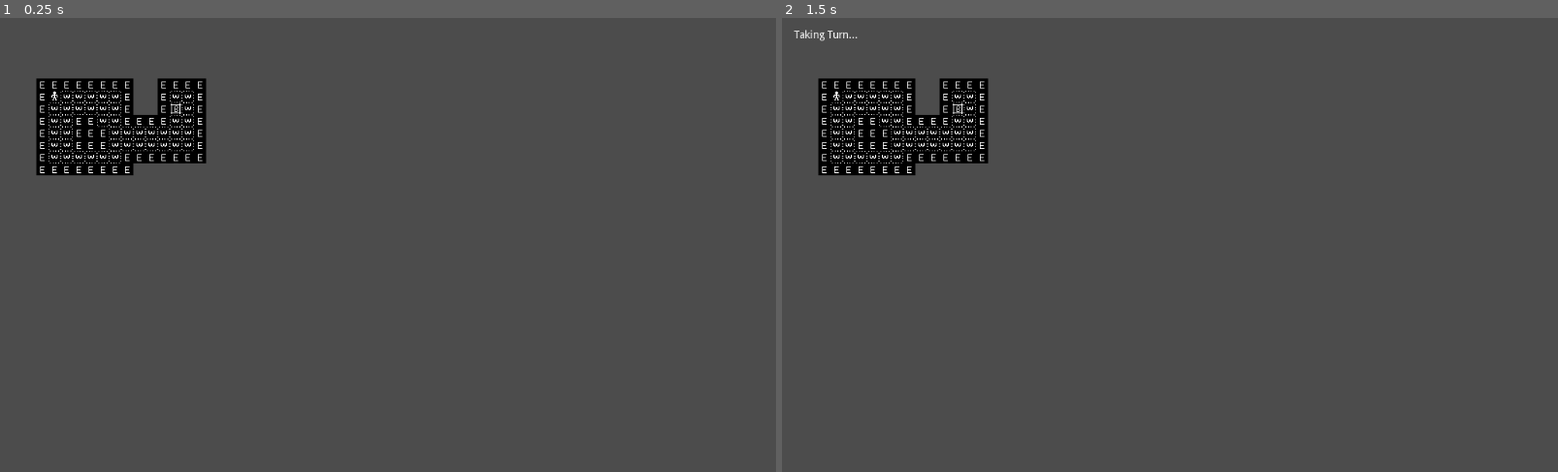
Above: before the commit, frames 1-2 (left to right).
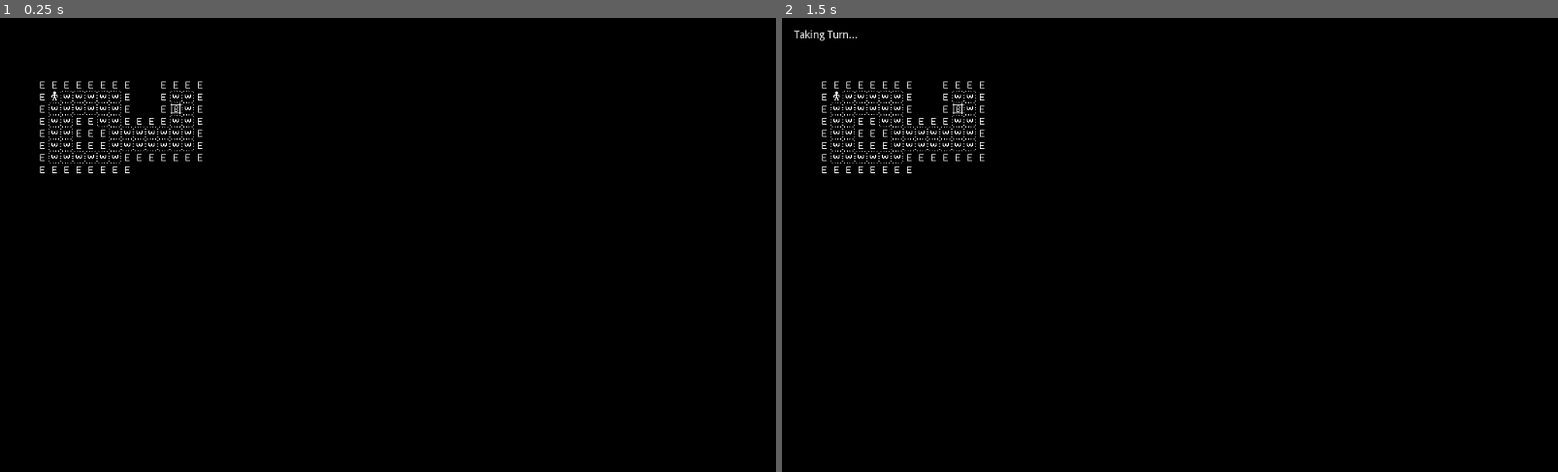
Above: after the commit, the same moments.

Repository: RokaRoka/minimal-auto-battle
Game: Godot game, scene res://Game.tscn
Two runs of this game, one before a commit and one after it. Both use one fixed random seed, a clock stepped at 60 frames per second and the inputs below. Before the commit the project has no main scene; this scene is started directly in both runs. The engine's default icon, where the game draws it, is replaced by a stand-in: a white triangle on a blue panel in a dark square.
Inputs (mouse positions are in pixels of both pictures, inside the frame that each line leads up to):
- Up to frame 1 (0.25 s): no input
- Up to frame 2 (1.5 s): tap Enter at 0.5 s; move the mouse to (1340, 222) at 0.52 s; click (1340, 222) at 0.67 s; tap Space at 0.77, 1.25 s; move the mouse to (1014, 267) at 1.27 s; click (1014, 267) at 1.42 s

The runs differ from the first frame. In frame 1, 96% of the frame differs, in the area x 0-100%, y 0-100%; in frame 2, 96%.

Commit message:
Some project settings

Diff:
--- a/project.godot
+++ b/project.godot
@@ -21,11 +21,19 @@
 [application]
 
 config/name="MinimalAutoBattle"
+run/main_scene="res://Game.tscn"
 config/icon="res://icon.png"
+
+[display]
+
+window/size/resizable=false
 
 [rendering]
 
 quality/driver/driver_name="GLES2"
+quality/2d/use_nvidia_rect_flicker_workaround=true
+quality/intended_usage/framebuffer_allocation=1
 vram_compression/import_etc=true
 vram_compression/import_etc2=false
+environment/default_clear_color=Color( 0, 0, 0, 1 )
 environment/default_environment="res://default_env.tres"
